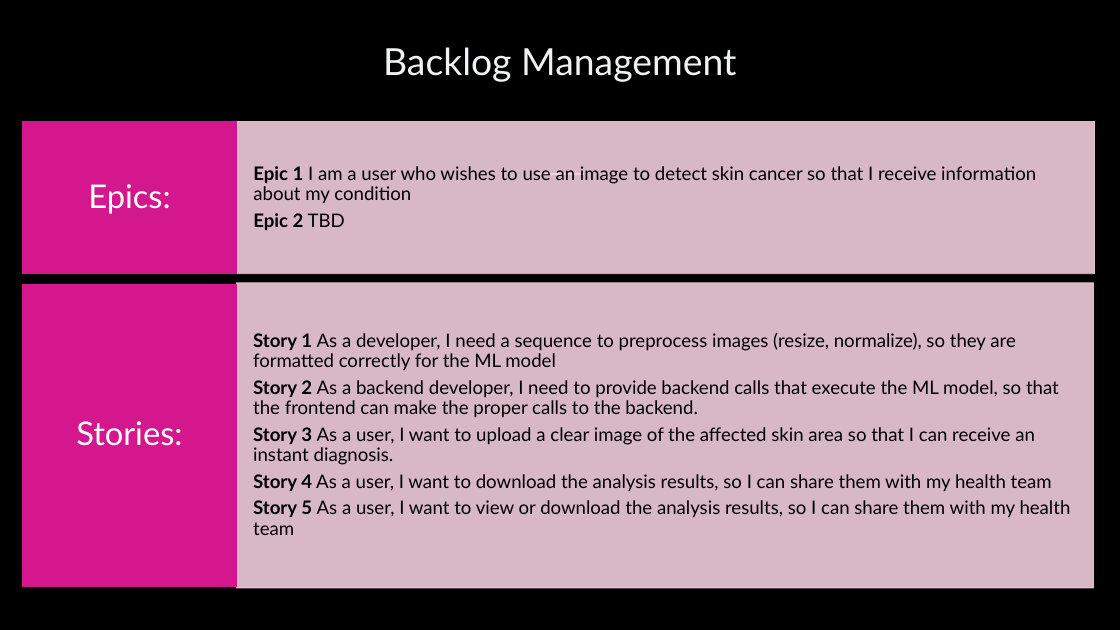
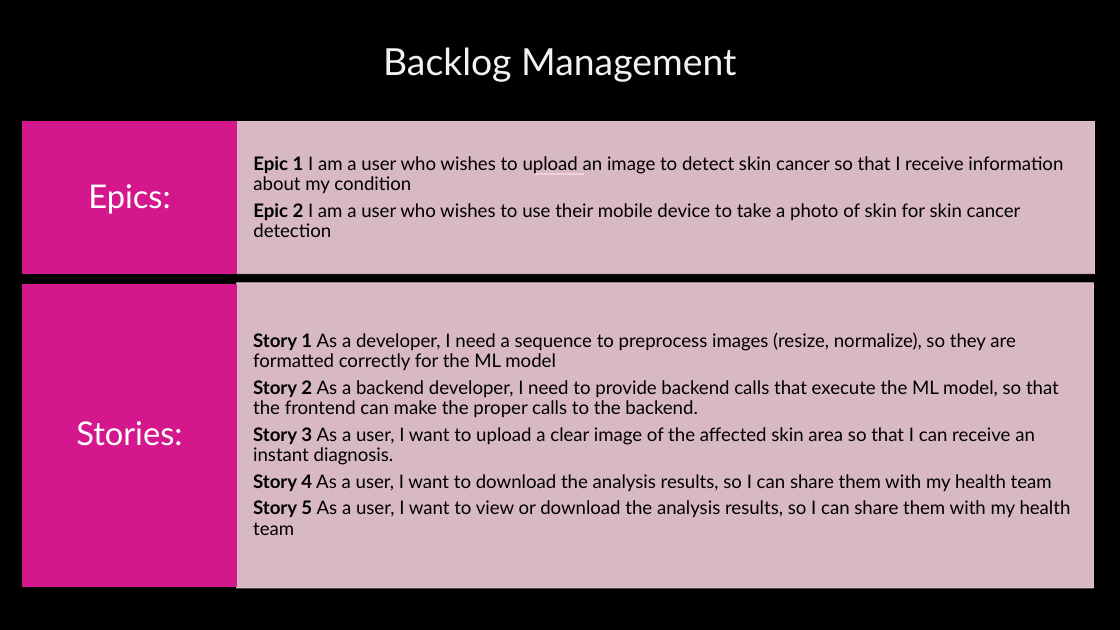
Before and after one commit to Yash-Gangani/Skin-Cancer-Detection-App, a slide deck: slide 3 of project-docs/Sprint-1-Presentation.pptx. Drawn at 1120x630 pixels with LibreOffice and Linux fonts; fonts in the diff are those of the drawing. Boxes give left, top, right and bottom in pixels: in the first picture for what was removed or moved away, otherwise in the second. Text is boxed around its words. In the diff, an @@ line names an element or a change of style, - is before the commit and + after.

```diff
--- a/project-docs/Sprint-1-Presentation.pptx
+++ b/project-docs/Sprint-1-Presentation.pptx
@@ text at [253,156,1063,237]: text changed @@
-Epic 1 I am a user who wishes to use an image to detect skin cancer so that I receive information about my condition
-Epic 2 TBD
+Epic 1 I am a user who wishes to upload an image to detect skin cancer so that I receive information about my condition
+Epic 2 I am a user who wishes to use their mobile device to take a photo of skin for skin cancer detection
```
Also in this commit, not shown: 4 other slides changed.
